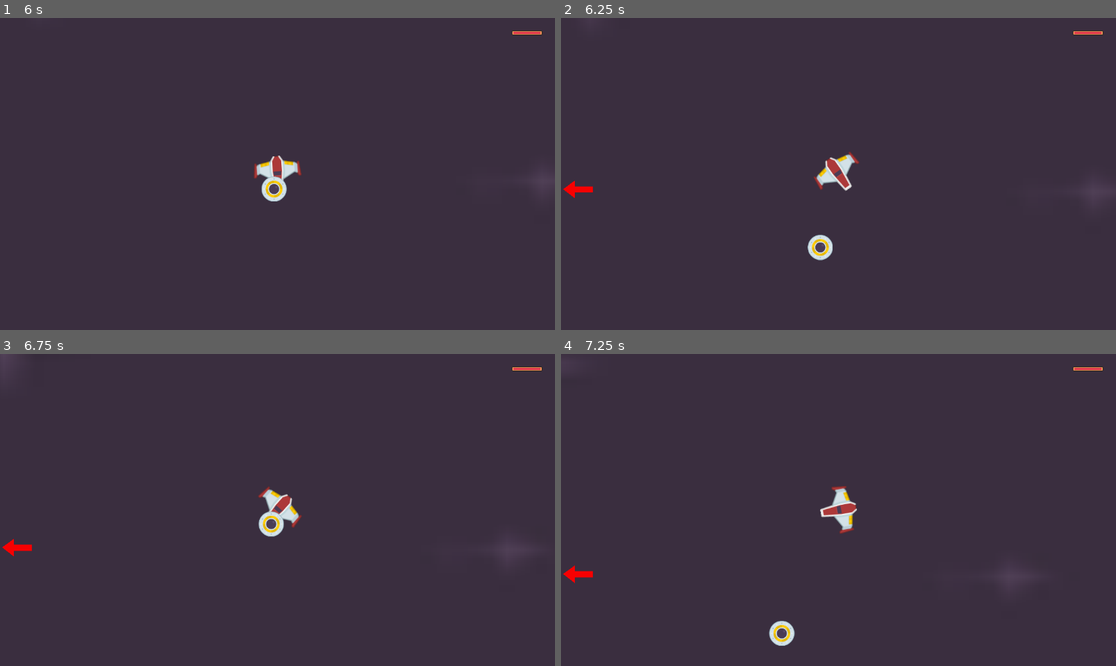
Above: before the commit, frames 1-4 (two rows, left to right).
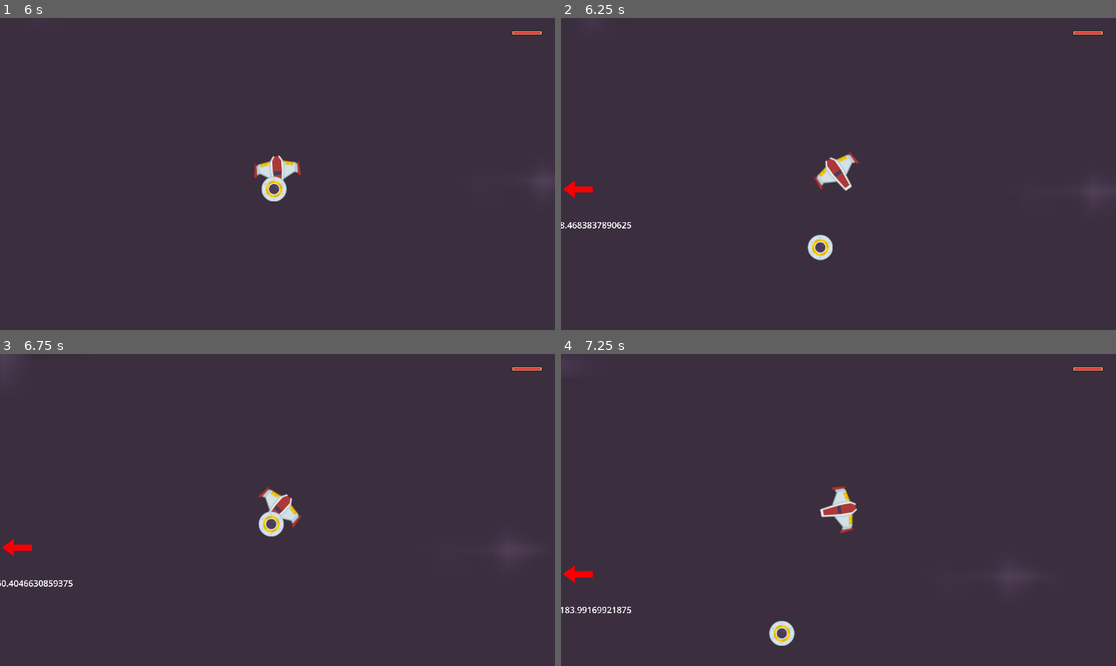
Above: after the commit, the same moments.

Repository: game-dev-besties/chicken-game
Game: Godot game, scene res://scenes/game.tscn
Two runs of this game, one before a commit and one after it. Both use one fixed random seed, a clock stepped at 60 frames per second and the inputs below.
Inputs (mouse positions are in pixels of both pictures, inside the frame that each line leads up to):
- Up to frame 1 (6 s): move the mouse to (399, 158) at 0.52 s; click (399, 158) at 0.6 s; move the mouse to (166, 189) at 1.27 s; click (166, 189) at 1.35 s; move the mouse to (333, 105) at 2.02 s; click (333, 105) at 2.1 s; move the mouse to (249, 236) at 2.77 s; click (249, 236) at 2.85 s; move the mouse to (444, 220) at 3.52 s; click (444, 220) at 3.6 s; move the mouse to (111, 127) at 4.27 s; click (111, 127) at 4.35 s; move the mouse to (305, 174) at 5.02 s; click (305, 174) at 5.1 s; move the mouse to (194, 96) at 5.77 s; click (194, 96) at 5.85 s
- Up to frame 2 (6.25 s): no input
- Up to frame 3 (6.75 s): move the mouse to (399, 494) at 6.52 s; click (399, 494) at 6.6 s
- Up to frame 4 (7.25 s): no input

Frame 1 is identical in both runs. In frame 2, 0.1% of the frame differs, in the area x 0-13%, y 65-68%; in frame 3, 0.2%, in the area x 0-14%, y 72-75%; in frame 4, 0.1%.

Commit message:
added distance calculator to waypoint marker

Diff:
--- a/scenes/game.tscn
+++ b/scenes/game.tscn
@@ -15,6 +15,7 @@
 texture = ExtResource("2_55o73")
 
 [node name="Chicken" parent="." instance=ExtResource("2_scccs")]
+unique_name_in_owner = true
 
 [node name="OffScreenMarker" parent="." instance=ExtResource("3_c4we2")]
 
--- a/scenes/hud.tscn
+++ b/scenes/hud.tscn
@@ -1,8 +1,9 @@
-[gd_scene load_steps=4 format=3 uid="uid://dx8h5i4yuqyw7"]
+[gd_scene load_steps=5 format=3 uid="uid://dx8h5i4yuqyw7"]
 
 [ext_resource type="Texture2D" uid="uid://bttivwyp1ir5d" path="res://assets/healthbarUnder.png" id="1_rjp85"]
 [ext_resource type="Texture2D" uid="uid://cwoi5fwviwufo" path="res://assets/healthbarProgress.png" id="2_ddlxj"]
 [ext_resource type="Script" path="res://scripts/Oxygen.gd" id="3_m2phq"]
+[ext_resource type="Script" path="res://scripts/Stats.gd" id="4_08osk"]
 
 [node name="HUD" type="CanvasLayer"]
 
@@ -23,4 +24,11 @@
 [node name="Timer" type="Timer" parent="Oxygen2"]
 autostart = true
 
+[node name="Stats" type="Label" parent="."]
+offset_left = 15.0
+offset_top = 15.0
+offset_right = 55.0
+offset_bottom = 38.0
+script = ExtResource("4_08osk")
+
 [connection signal="timeout" from="Oxygen2/Timer" to="Oxygen2" method="_on_timer_timeout"]
--- a/scenes/off_screen_marker.tscn
+++ b/scenes/off_screen_marker.tscn
@@ -12,3 +12,22 @@
 centered = false
 offset = Vector2(-2000, -1039)
 metadata/_edit_group_ = true
+
+[node name="TextureRect" type="TextureRect" parent="Sprite"]
+anchors_preset = 9
+anchor_bottom = 1.0
+offset_left = -2000.0
+offset_top = -1039.0
+offset_right = -2000.0
+offset_bottom = -1039.0
+grow_vertical = 2
+
+[node name="Label" type="Label" parent="Sprite/TextureRect"]
+layout_mode = 1
+anchors_preset = 15
+anchor_right = 1.0
+anchor_bottom = 1.0
+grow_horizontal = 2
+grow_vertical = 2
+theme_override_font_sizes/font_size = 500
+vertical_alignment = 1
--- a/scripts/OffScreenMarker.gd
+++ b/scripts/OffScreenMarker.gd
@@ -1,6 +1,9 @@
 extends Node2D
 
 @onready var sprite = $Sprite
+@onready var texture_rect = $Sprite/TextureRect
+@onready var label = $Sprite/TextureRect/Label
+@onready var chicken = %Chicken
 
 var target_position = null
 
@@ -12,6 +15,7 @@
 
 	set_marker_position(Rect2(top_left, size))
 	set_marker_rotation()
+	set_marker_distance()
 
 
 func set_marker_position(bounds : Rect2):
@@ -40,6 +44,7 @@
 
 		sprite.global_position = Vector2(length * cos(displacement.angle()), length * sin(displacement.angle())) + target_position
 
+
 	if bounds.has_point(global_position):
 		hide()
 	else:
@@ -49,3 +54,13 @@
 func set_marker_rotation():
 	var angle = (global_position - sprite.global_position).angle()
 	sprite.global_rotation = angle
+	texture_rect.rotation= -angle
+	#label.text = str(angle)
+
+func set_marker_distance():
+	var distance_x = (chicken.global_position.x - sprite.global_position.x)
+	var distance_y = (chicken.global_position.y - sprite.global_position.y)
+
+	var total_distance = sqrt(sprite.global_position.x * sprite.global_position.x + sprite.global_position.y * sprite.global_position.y)
+
+	label.text = str(total_distance)
--- /dev/null
+++ b/scripts/Stats.gd
@@ -0,0 +1 @@
+extends Label
Binary file removed: scripts/healthbarProgress.png
Not shown, removed: scripts/healthbarProgress.png.import
Binary file removed: scripts/healthbarUnder.png
Not shown, removed: scripts/healthbarUnder.png.import
